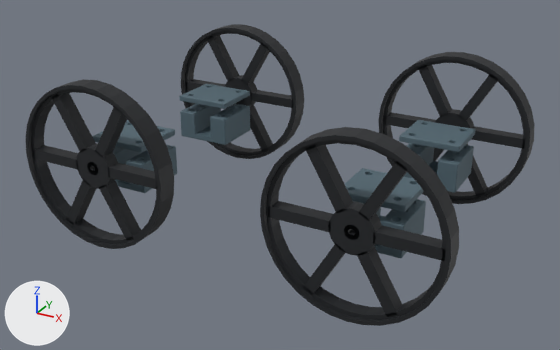
The glTF model apps/web/public/models/mk2/wheels.glb, before and after one commit.
One viewpoint serves both versions: a 50 mm camera at (1.69, -3.14, 1.81) aimed at (0.0, -0.06, 0.27). Arrows for +X, +Y and +Z are at lower left; the lights stay in place. The picture after the commit comes second. Where no turn or scale is listed for an object, it has been applied to the vertices.

The first picture shows 'mesh_rubber_and_chip_17', 'mesh_rubber_and_chip_18', 'mesh_rubber_and_chip_19', 'mesh_rubber_and_chip_20', 'print_motor_cap__1', 'print_motor_cap__2', 'print_motor_cap__3', 'print_motor_cap__4', 'print_motor_saddle__1', 'print_motor_saddle__2', 'print_motor_saddle__3', 'print_motor_saddle__4'.
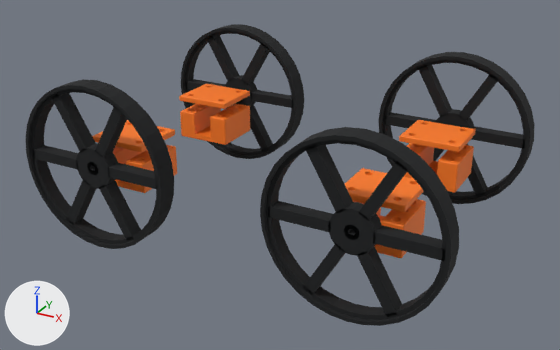
Diff of the bpy script that builds the scene:
```diff
--- a/apps/web/public/models/mk2/wheels.glb.py
+++ b/apps/web/public/models/mk2/wheels.glb.py
@@ mat_petg @@
+mat_petg = principled_material('petg')
+mat_petg.base_color = (1.0, 0.195, 0.0103)  # orange #ff7a1a
+mat_petg.roughness = 0.65
@@ me_cube_009 @@
 me_cube_009.from_pydata(...)  # 284 vertices, 392 faces; spans x -0.15..0.15, y -0.135..0.135, z -0.015..0.015
-me_cube_009.materials.append(mat_petg_001)  # dark blue #50656f
+me_cube_009.materials.append(mat_petg)  # orange #ff7a1a
@@ me_cube_011 @@
 me_cube_011.from_pydata(...)  # 284 vertices, 392 faces; spans x -0.15..0.15, y -0.135..0.135, z -0.015..0.015
-me_cube_011.materials.append(mat_petg_001)  # dark blue #50656f
+me_cube_011.materials.append(mat_petg)  # orange #ff7a1a
@@ me_cube_013 @@
 me_cube_013.from_pydata(...)  # 284 vertices, 392 faces; spans x -0.15..0.15, y -0.135..0.135, z -0.015..0.015
-me_cube_013.materials.append(mat_petg_001)  # dark blue #50656f
+me_cube_013.materials.append(mat_petg)  # orange #ff7a1a
@@ me_cube_001 @@
 me_cube_001.from_pydata(...)  # 284 vertices, 392 faces; spans x -0.15..0.15, y -0.135..0.135, z -0.015..0.015
-me_cube_001.materials.append(mat_petg_001)  # dark blue #50656f
+me_cube_001.materials.append(mat_petg)  # orange #ff7a1a
@@ me_cube_002 @@
 me_cube_002.from_pydata(...)  # 393 vertices, 527 faces; spans x -0.15..0.15, y -0.135..0.135, z -0.075..0.075
-me_cube_002.materials.append(mat_petg_001)  # dark blue #50656f
+me_cube_002.materials.append(mat_petg)  # orange #ff7a1a
@@ me_cube_005 @@
 me_cube_005.from_pydata(...)  # 393 vertices, 527 faces; spans x -0.15..0.15, y -0.135..0.135, z -0.075..0.075
-me_cube_005.materials.append(mat_petg_001)  # dark blue #50656f
+me_cube_005.materials.append(mat_petg)  # orange #ff7a1a
@@ me_cube_007 @@
 me_cube_007.from_pydata(...)  # 393 vertices, 527 faces; spans x -0.15..0.15, y -0.135..0.135, z -0.075..0.075
-me_cube_007.materials.append(mat_petg_001)  # dark blue #50656f
+me_cube_007.materials.append(mat_petg)  # orange #ff7a1a
@@ me_cube_015 @@
 me_cube_015.from_pydata(...)  # 393 vertices, 527 faces; spans x -0.15..0.15, y -0.135..0.135, z -0.075..0.075
-me_cube_015.materials.append(mat_petg_001)  # dark blue #50656f
+me_cube_015.materials.append(mat_petg)  # orange #ff7a1a
```

Pixel boxes [x1, y1, x2, y2] of what changed, in the pictures (560 x 350 px):
'print_motor_saddle__4', recoloured (dark blue to orange)
    both: [180, 104, 250, 145]
'print_motor_cap__1', recoloured (dark blue to orange)
    both: [345, 168, 423, 212]
'print_motor_cap__2', recoloured (dark blue to orange)
    both: [399, 120, 476, 152]
'print_motor_saddle__2', recoloured (dark blue to orange)
    both: [404, 143, 474, 193]
'print_motor_saddle__1', recoloured (dark blue to orange)
    both: [352, 199, 426, 258]
'print_motor_cap__4', recoloured (dark blue to orange)
    both: [179, 84, 250, 109]
'print_motor_saddle__3', recoloured (dark blue to orange)
    both: [113, 145, 177, 193]
'print_motor_cap__3', recoloured (dark blue to orange)
    both: [92, 120, 175, 152]
